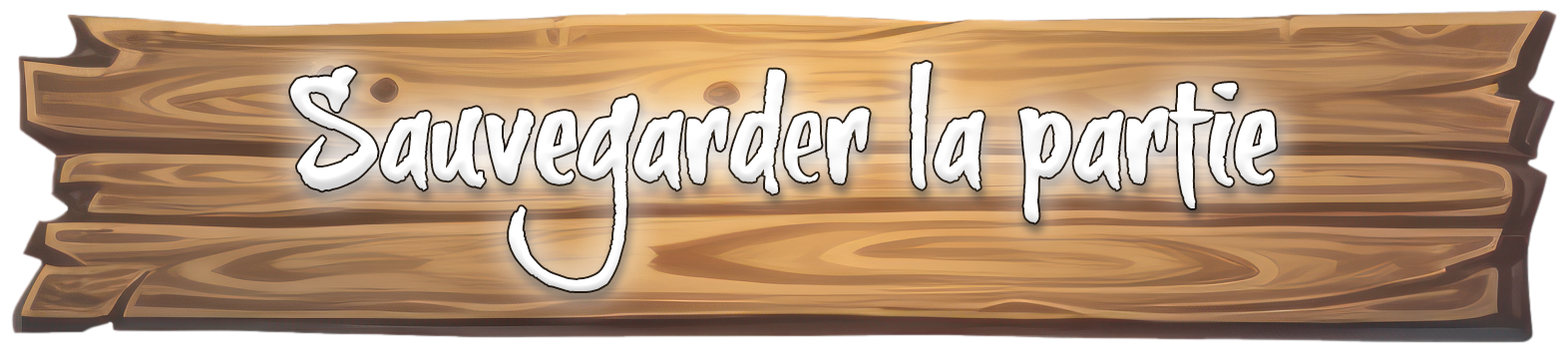
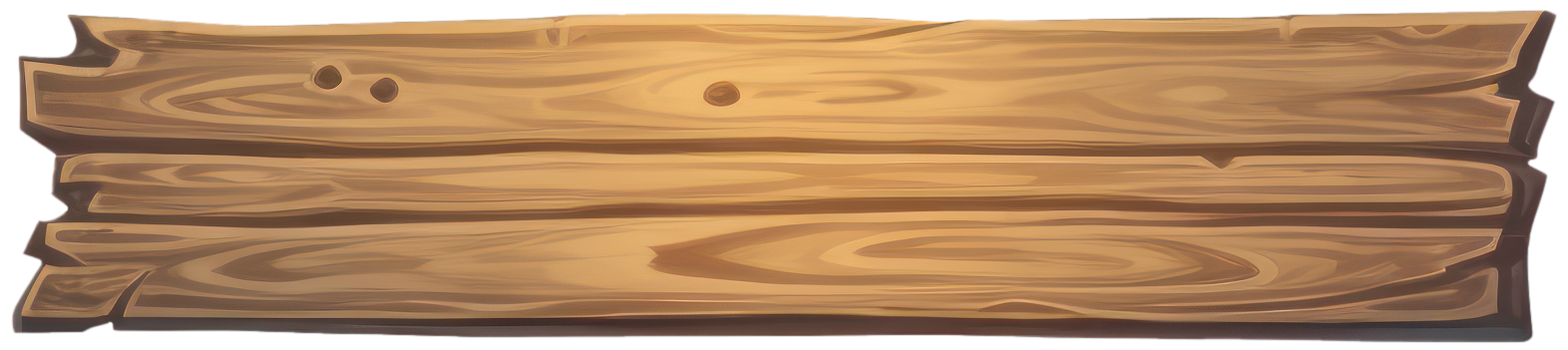
The second 1568x350 image is a revision of the first. Changes to its layers:
hid "Sauvegarder la partie" over [290, 61, 1277, 292]
